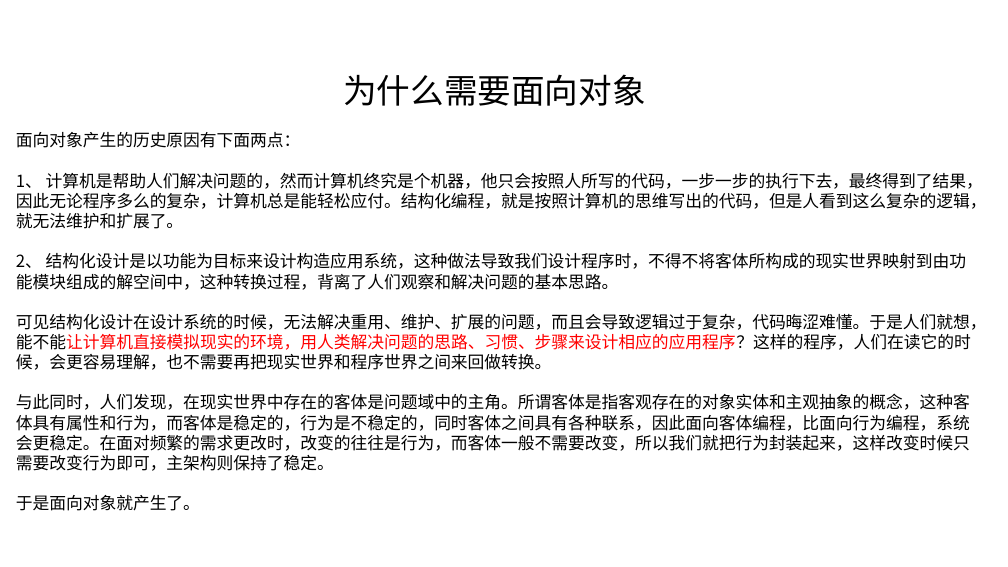
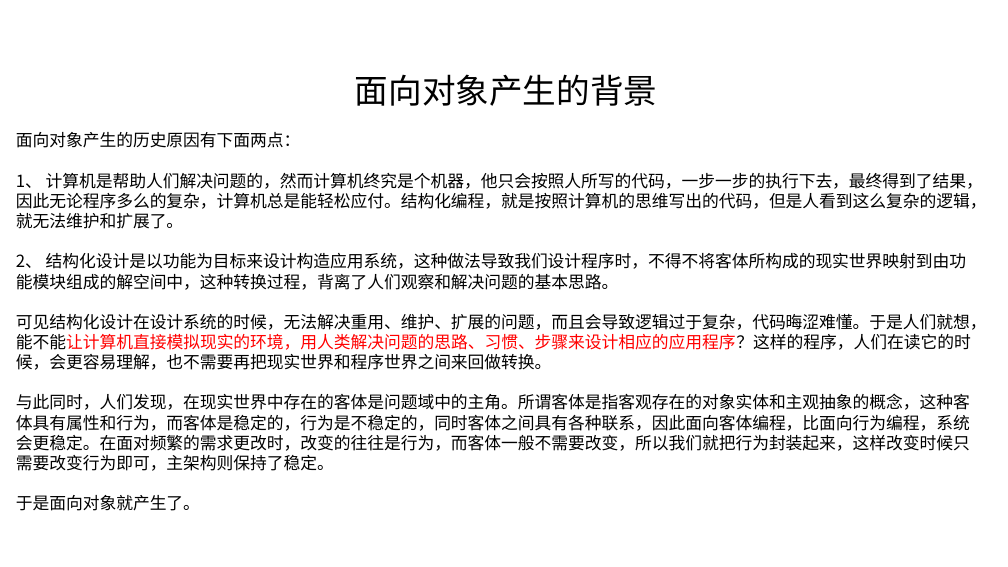
Before and after one commit to linkknown/PPT, a slide deck: slide 2 of 基础PPT/第2章：Java面向对象.pptx. Drawn at 1008x567 pixels with LibreOffice and Linux fonts; fonts in the diff are those of the drawing; background and template pictures are left out. Boxes give left, top, right and bottom in pixels: in the first picture for what was removed or moved away, otherwise in the second. Text is boxed around its words. In the diff, an @@ line names an element or a change of style, - is before the commit and + after.

```diff
--- a/基础PPT/第2章：Java面向对象.pptx
+++ b/基础PPT/第2章：Java面向对象.pptx
@@ text at [355, 74, 657, 106]: text changed @@
-为什么需要面向对象
+面向对象产生的背景
```
Also in this commit, not shown: 17 other slides changed, 6 slides added, 1 slide removed, 1 other file.
